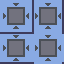
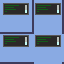
Before/after of a 64px x 64px layered artwork. What changed in the layer stack:
added layer "Controller 2" above "Input" over [3,3,61,47]
hid "Input" over [3,3,61,61]
